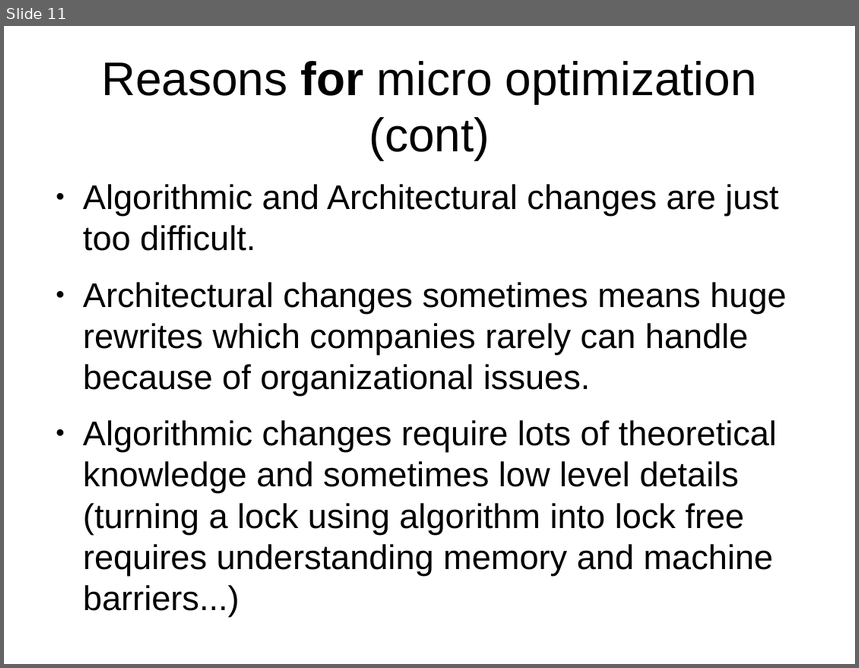
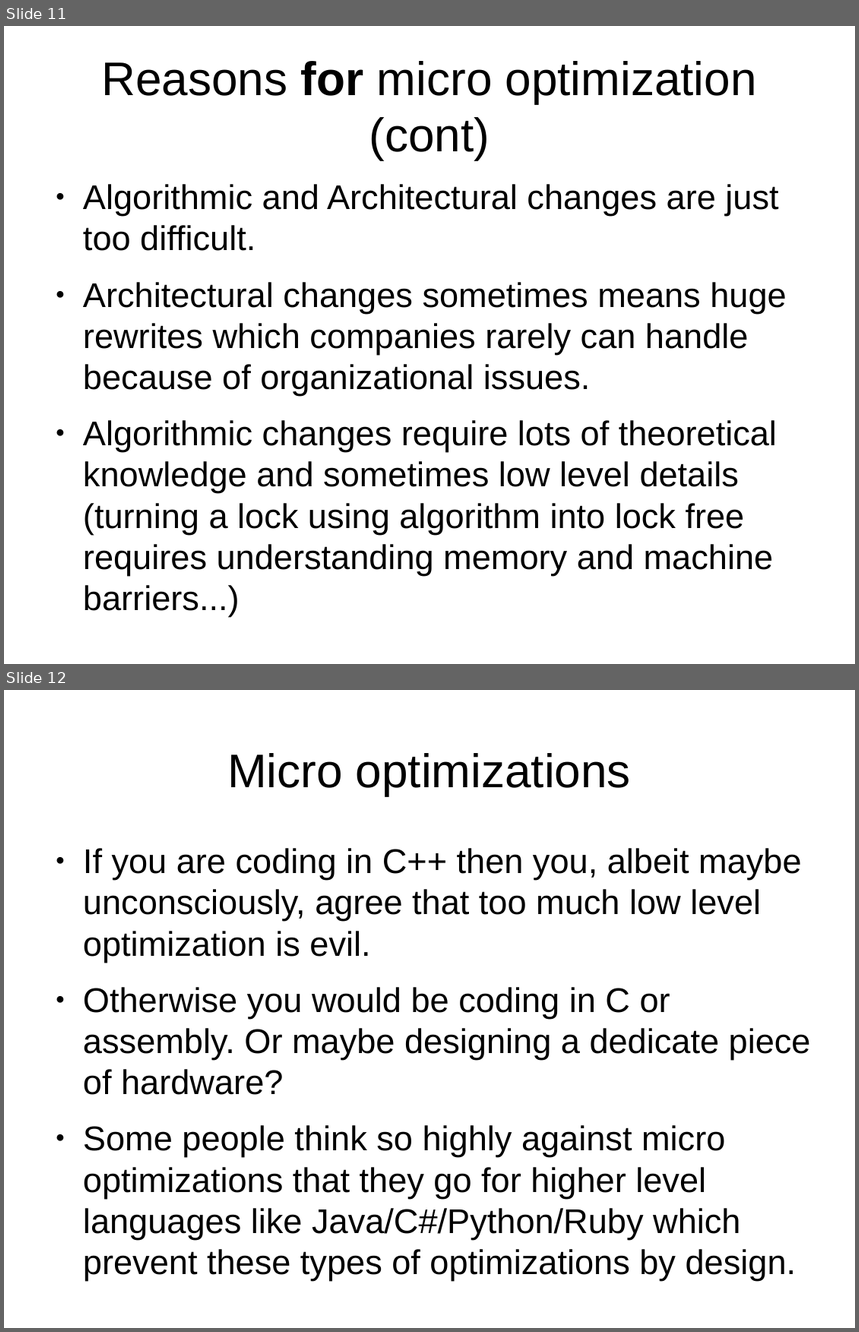
Before and after one commit to veltzer/demos-linux, a slide deck: multi_core/effective_cplusplus.odp. Shown one above the other, each under a label of ours: slide 11 before the commit, slides 11 and 12 after it. The pictures are 859x668 and 859x1332 pixels, drawn with LibreOffice and Linux fonts; fonts in the diff are those of the drawing. Boxes give left, top, right and bottom in pixels: in the first picture for what was removed or moved away, otherwise in the second. Text is boxed around its words. In the diff, an @@ line names an element or a change of style, - is before the commit and + after.

```diff
--- a/multi_core/effective_cplusplus.odp
+++ b/multi_core/effective_cplusplus.odp
@@ slide 12 added at <box>4,690,855,1328</box>, background #FFFFFF @@
@@ title added at <box>227,753,631,796</box>, 44 pt, text #000000 @@
+Micro optimizations
@@ text added at <box>83,848,811,1281</box>, 32 pt, text #000000 @@
+● If you are coding in C++ then you, albeit maybe unconsciously, agree that too much low level optimization is evil.
+● Otherwise you would be coding in C or assembly. Or maybe designing a dedicate piece of hardware?
+● Some people think so highly against micro optimizations that they go for higher level languages like Java/C#/Python/Ruby which prevent these types of optimizations by design.
```
Also in this commit, not shown: 4 slides changed, 15 other slides added, 1 other file.
